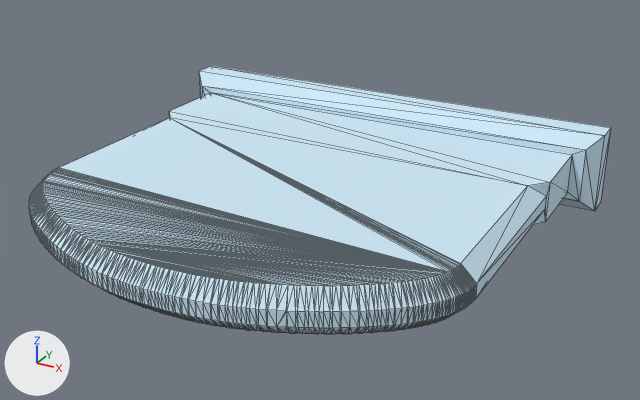
Renders of the FBX model Unity Project/Giroux-CAP6117-SANC - crown/Assets/Models/LOD Headstones/PA-180-F.fbx from each side of a commit.
One viewpoint serves both versions: a camera (50 mm lens) standing at (0.742, -1.656, 0.623) and looking at (0.047, -0.391, -0.009). Every picture has the same lights, and +X, +Y and +Z are marked at lower left. The first picture is the older version. Mesh edges are drawn as thin lines. Objects named as collision shapes, trigger or cutter boxes, shadow casters or lower levels of detail are left out. Where no turn or scale is listed for an object, it has been applied to the vertices.

The first picture shows 'PA-180-F_LOD0'.
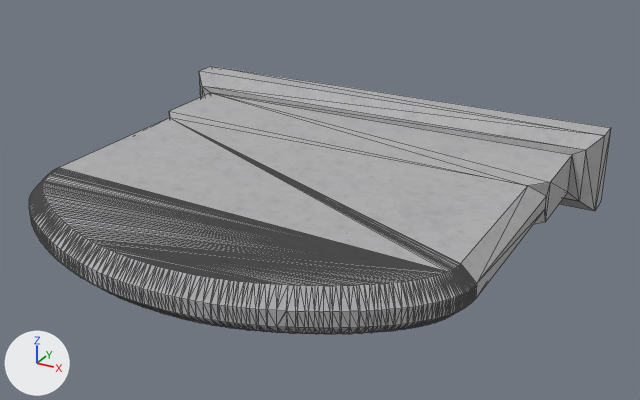
The change, as JSON lines over the scene's bpy script:
```json
{"op": "add", "block": "img_a_180_f_png", "code": ["img_a_180_f_png = load_image('A-180-F.png', '../../Materials/LOD Headstone Mats/A-180-F.png', 1024, 1024, 'sRGB')"]}
{"op": "add", "block": "mat_0_615686_0_811765_0_929412_0_000000_0_188", "code": ["mat_0_615686_0_811765_0_929412_0_000000_0_188 = principled_material('0.615686_0.811765_0.929412_0.000000_0.188')", "mat_0_615686_0_811765_0_929412_0_000000_0_188.texture = img_a_180_f_png", "mat_0_615686_0_811765_0_929412_0_000000_0_188.roughness = 0.859"]}
{"block": "me_mesh1", "where": "me_mesh1.from_pydata(...)  # 1042 vertices, 2080 faces; spans x -0.457..0.457, y -0.823..0.0, z -0.076..0.076"}
{"op": "remove", "block": "me_mesh1", "code": "me_mesh1.materials.append(mat_0_615686_0_811765_0_929412_0_000000_0_000000)  # blue #cee9f7"}
{"op": "add", "block": "me_mesh1", "code": "me_mesh1.materials.append(mat_0_615686_0_811765_0_929412_0_000000_0_188)  # picture img_a_180_f_png"}
```

Where the change shows, as pixel boxes [x1, y1, x2, y2] in the pictures (640 x 400 px):
```json
{"object": "PA-180-F_LOD0", "change": "recoloured", "before": [29, 66, 611, 334], "after": [29, 66, 611, 334], "on screen": "darker"}
```
